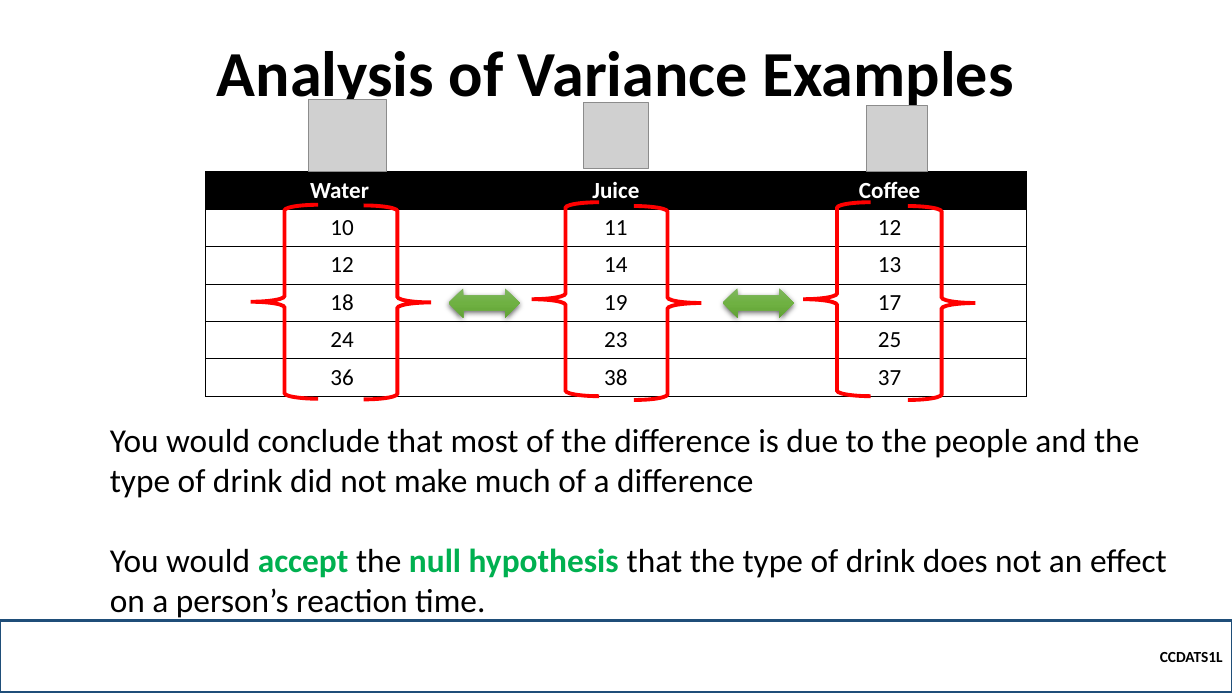
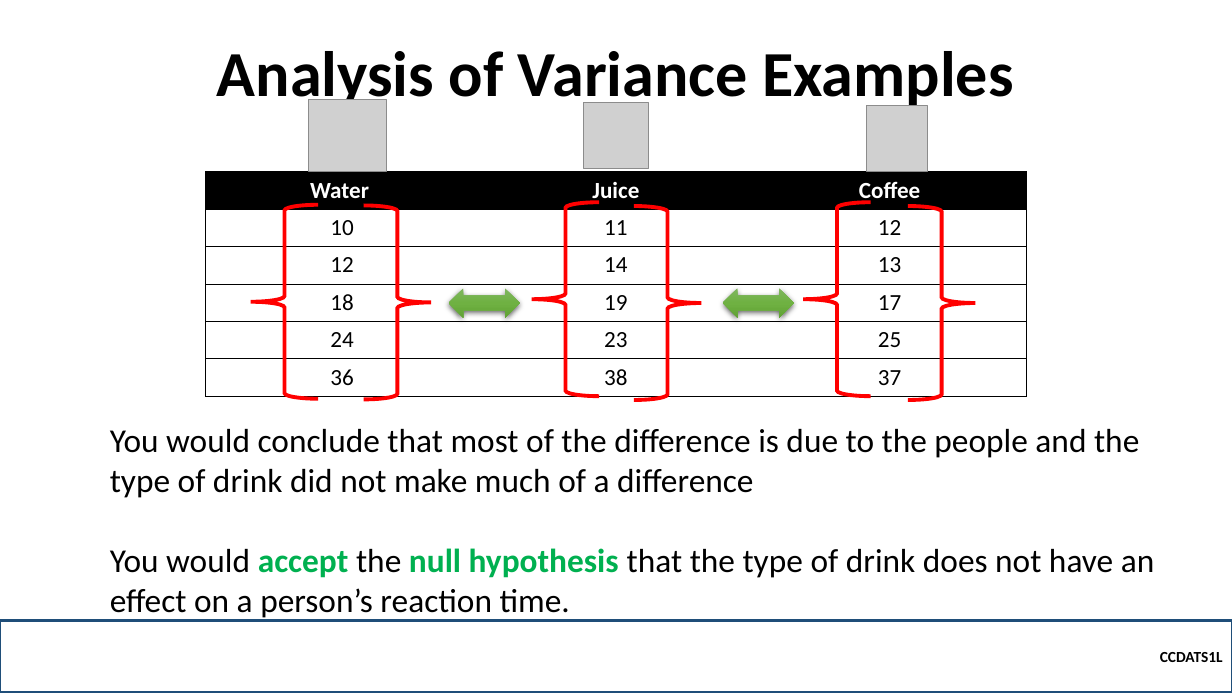
Before and after one commit to robitussin/CCDATS1L, a slide deck: slide 13 of 10 - Statistical Inference Tests/Analysis of Variance.pptx. Drawn at 1232x693 pixels with LibreOffice and Linux fonts; fonts in the diff are those of the drawing; grey boxes stand for pictures; background and template pictures are left out. Boxes give left, top, right and bottom in pixels: in the first picture for what was removed or moved away, otherwise in the second. Text is boxed around its words. In the diff, an @@ line names an element or a change of style, - is before the commit and + after.

Commit message:
Updated slides

```diff
--- a/10 - Statistical Inference Tests/Analysis of Variance.pptx
+++ b/10 - Statistical Inference Tests/Analysis of Variance.pptx
@@ text at box(110, 548, 1154, 621): text changed @@
-You would accept the null hypothesis that the type of drink does not an effect on a person’s reaction time.
+You would accept the null hypothesis that the type of drink does not have an effect on a person’s reaction time.
```
Also in this commit, not shown: 3 slides added, 1 other file.
